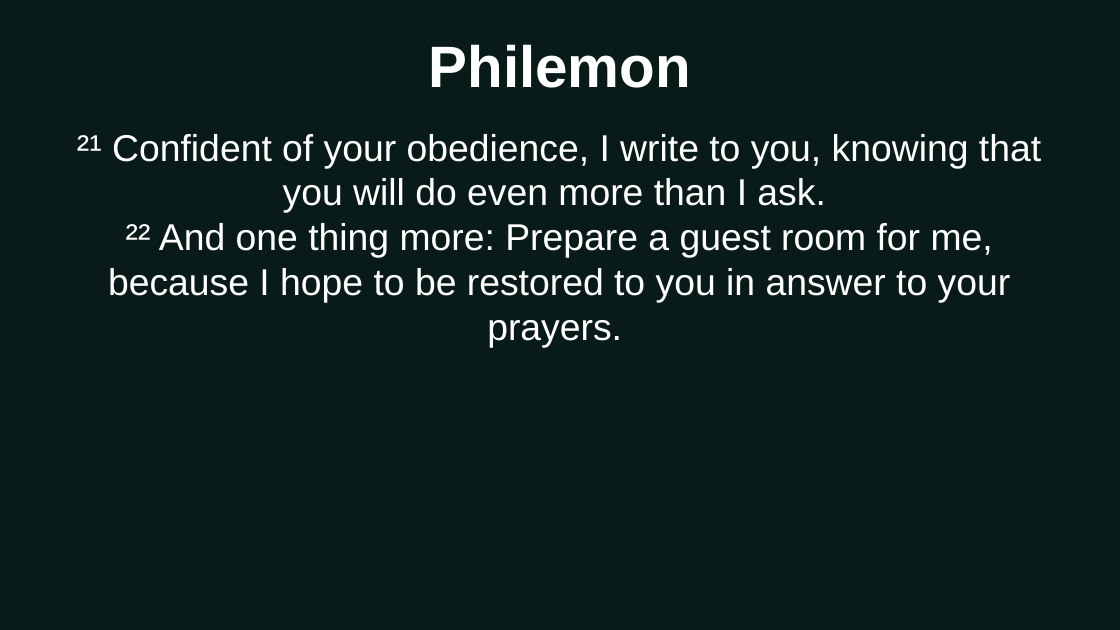
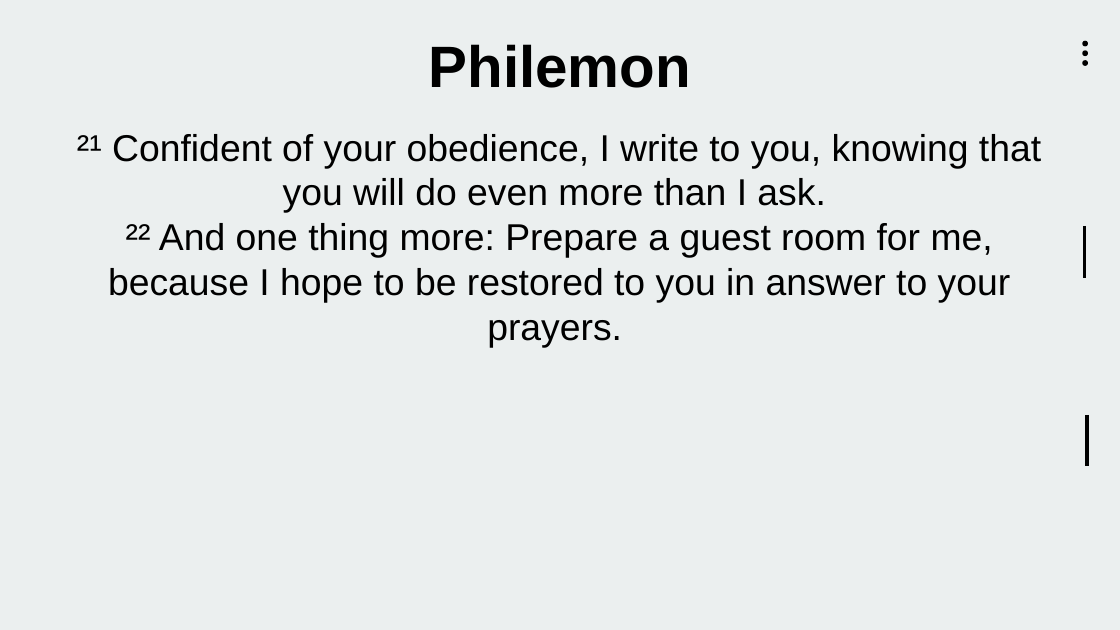
Before and after one commit to pangwuu/smallPowerpointMaker, a slide deck: slide 49 of Complete slides/2025_11_09.pptx (slide 15 before the commit). Drawn at 1120x630 pixels with LibreOffice and Linux fonts; fonts in the diff are those of the drawing; background and template pictures are left out. Boxes give left, top, right and bottom in pixels: in the first picture for what was removed or moved away, otherwise in the second. Text is boxed around its words. In the diff, an @@ line names an element or a change of style, - is before the commit and + after.

```diff
--- a/Complete slides/2025_11_09.pptx
+++ b/Complete slides/2025_11_09.pptx
@@ background #081B19 to #EBEFEF @@
@@ text "Philemon" at [429, 44, 691, 88]: text colour #FFFFFF to #000000 @@
@@ ellipse added at [1082, 40, 1088, 46], fill #000000 @@
@@ ellipse added at [1082, 50, 1088, 56], fill #000000 @@
@@ ellipse added at [1082, 60, 1088, 66], fill #000000 @@
@@ text "²¹ Confident of your obedience, ..." at [77, 134, 1041, 348]: text colour #FFFFFF to #000000 @@
@@ line added from (1085, 226) to (1085, 277), #000000 3.25 pt @@
@@ line added from (1087, 415) to (1087, 466), #000000 3.25 pt @@
```
Also in this commit, not shown: 20 other slides changed, 34 slides added.
